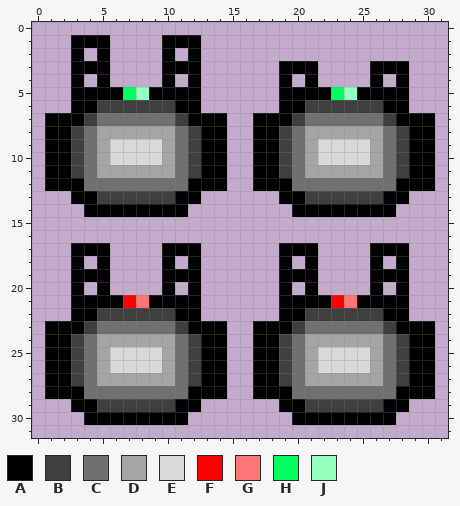
Two states of a pixel-art sprite, gfx/turret.png. The picture above was drawn from the file before the commit.
The file is 128x128 pixels, drawn in blocks of 4x4; one block is one cell here. Colours within 5 levels of each other are drawn and written as one.
Palette (. is transparent): A #000000  B #403f3f  C #716f6f  D #a6a4a4  E #d9d9d9  F #ff0000  G #ff7474  H #00ff60  J #97ffbe
After the commit:
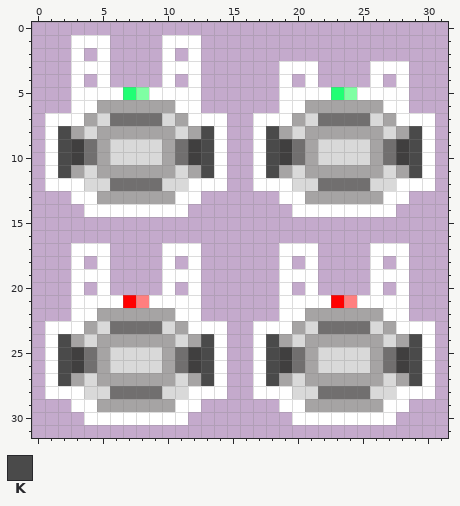
Colours new in this view: K #4a4a4a
Changes in this commit:
@@ palette @@
-A #000000
+A #ffffff
-G #ff7474
+G #ff7f7f
-H #00ff60
+H #20ff74
-J #97ffbe
+J #7fffa3
@@ x 0..31 @@
  5 ...AAAAHJAAAA......AAAAHJAAAA...
- 6 ...AABBBBBBAA......AABBBBBBAA...
- 7 .AAABCCCCCCBAAA..AAABCCCCCCBAAA.
- 8 .AABCDDDDDDCBAA..AABCDDDDDDCBAA.
- 9 .AABCDEEEEDCBAA..AABCDEEEEDCBAA.
-10 .AABCDEEEEDCBAA..AABCDEEEEDCBAA.
-11 .AABCDDDDDDCBAA..AABCDDDDDDCBAA.
-12 .AAACCCCCCCCAAA..AAACCCCCCCCAAA.
-13 ...AABBBBBBAA......AABBBBBBAA...
+ 6 ...AADDDDDDAA......AADDDDDDAA...
+ 7 .AAADECCCCEDAAA..AAADECCCCEDAAA.
+ 8 .AKDEDDDDDDEDKA..AKDEDDDDDDEDKA.
+ 9 .AKBCDEEEEDCBKA..AKBCDEEEEDCBKA.
+10 .AKBCDEEEEDCBKA..AKBCDEEEEDCBKA.
+11 .AKDEDDDDDDEDKA..AKDEDDDDDDEDKA.
+12 .AAAEECCCCEEAAA..AAAEECCCCEEAAA.
+13 ...AADDDDDDAA......AADDDDDDAA...
 14 ....AAAAAAAA........AAAAAAAA....
@@ x 0..31 @@
 21 ...AAAAFGAAAA......AAAAFGAAAA...
-22 ...AABBBBBBAA......AABBBBBBAA...
-23 .AAABCCCCCCBAAA..AAABCCCCCCBAAA.
-24 .AABCDDDDDDCBAA..AABCDDDDDDCBAA.
-25 .AABCDEEEEDCBAA..AABCDEEEEDCBAA.
-26 .AABCDEEEEDCBAA..AABCDEEEEDCBAA.
-27 .AABCDDDDDDCBAA..AABCDDDDDDCBAA.
-28 .AAACCCCCCCCAAA..AAACCCCCCCCAAA.
-29 ...AABBBBBBAA......AABBBBBBAA...
+22 ...AADDDDDDAA......AADDDDDDAA...
+23 .AAADECCCCEDAAA..AAADECCCCEDAAA.
+24 .AKDEDDDDDDEDKA..AKDEDDDDDDEDKA.
+25 .AKBCDEEEEDCBKA..AKBCDEEEEDCBKA.
+26 .AKBCDEEEEDCBKA..AKBCDEEEEDCBKA.
+27 .AKDEDDDDDDEDKA..AKDEDDDDDDEDKA.
+28 .AAAEECCCCEEAAA..AAAEECCCCEEAAA.
+29 ...AADDDDDDAA......AADDDDDDAA...
 30 ....AAAAAAAA........AAAAAAAA....
